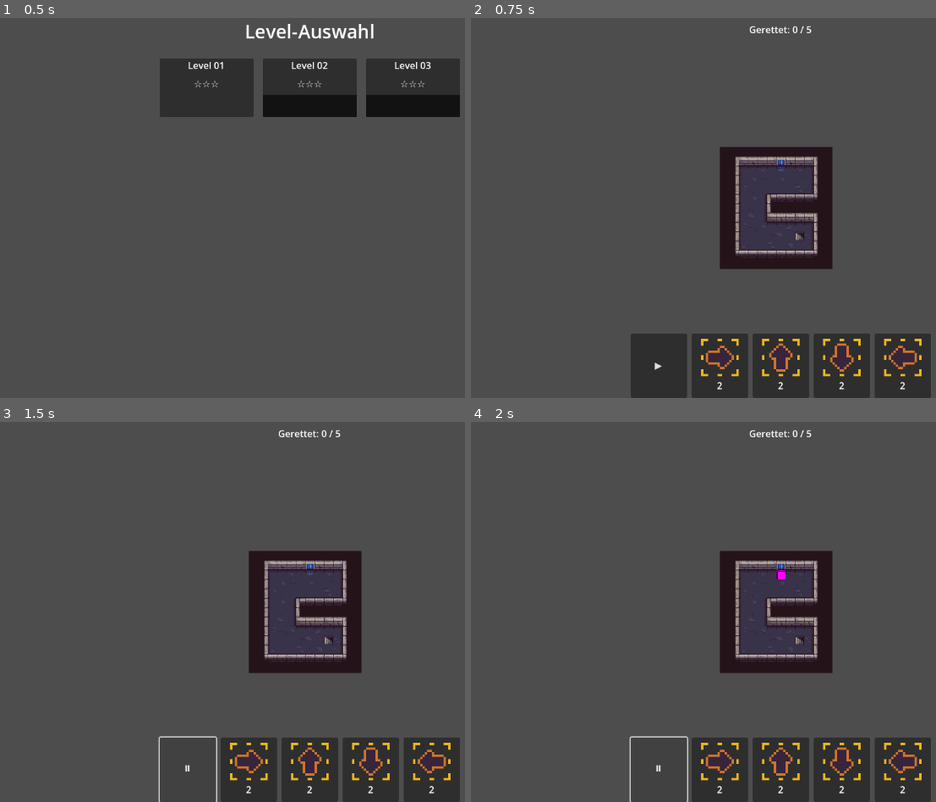
Above: before the commit, frames 1-4 (two rows, left to right).
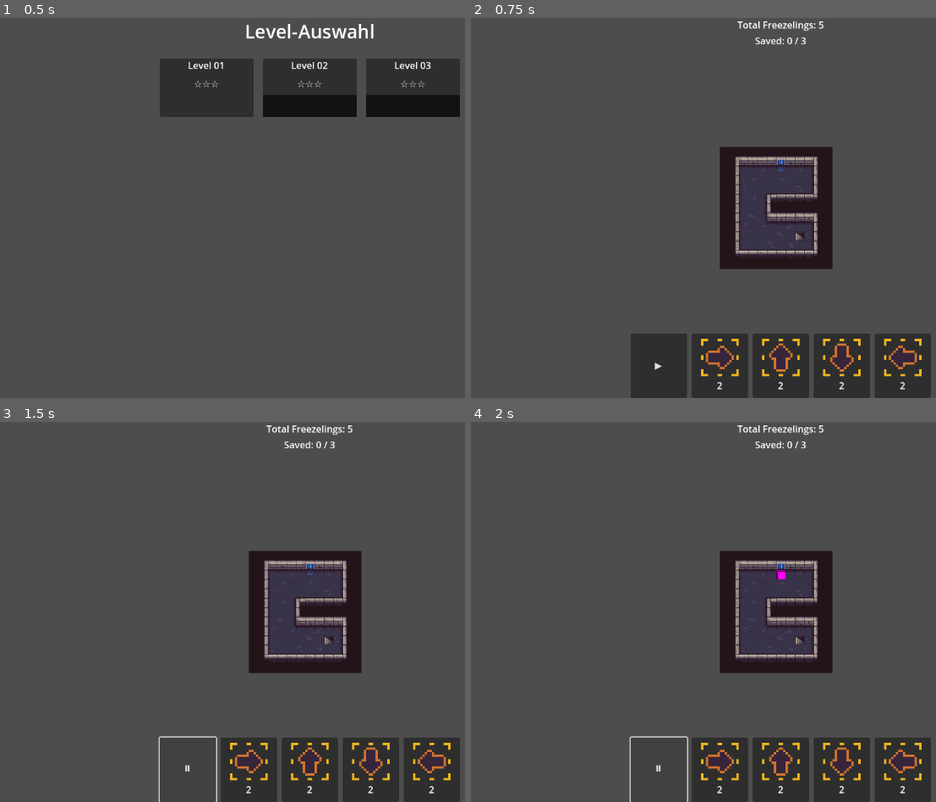
Above: after the commit, the same moments.

Repository: nico-hahn/freezelings
Game: Godot game, scene res://scenes/ui/level_select.tscn
Two runs of this game, one before a commit and one after it. Both use one fixed random seed, a clock stepped at 60 frames per second and the inputs below.
Inputs (mouse positions are in pixels of both pictures, inside the frame that each line leads up to):
- Up to frame 1 (0.5 s): no input
- Up to frame 2 (0.75 s): tap Enter at 0.5 s; drag from (675, 86) to (847, 124) at 0.52 s
- Up to frame 3 (1.5 s): click "▶" at 1.25 s
- Up to frame 4 (2 s): no input

Frame 1 is identical in both runs. In frame 2, 0.4% of the frame differs, in the area x 57-76%, y 0-7%; in frame 3, 0.4%; in frame 4, 0.4%.

Commit message:
improve hud clearity

Diff:
--- a/scenes/ui/hud.tscn
+++ b/scenes/ui/hud.tscn
@@ -10,13 +10,21 @@
 [node name="TopBar" type="HBoxContainer" parent="."]
 anchors_preset = 1
 anchor_right = 1.0
-offset_bottom = 40.0
+offset_bottom = 56.0
 grow_horizontal = 2
 
-[node name="SavedLabel" type="Label" parent="TopBar"]
+[node name="StatsContainer" type="VBoxContainer" parent="TopBar"]
 layout_mode = 2
 size_flags_horizontal = 3
-text = "Gerettet: 0 / 0"
+
+[node name="TotalLabel" type="Label" parent="TopBar/StatsContainer"]
+layout_mode = 2
+text = "Total Freezelings: 0"
+horizontal_alignment = 1
+
+[node name="SavedLabel" type="Label" parent="TopBar/StatsContainer"]
+layout_mode = 2
+text = "Saved: 0 / 0"
 horizontal_alignment = 1
 
 [node name="BottomBar" type="HBoxContainer" parent="."]
--- a/scripts/entities/lemming.gd
+++ b/scripts/entities/lemming.gd
@@ -59,7 +59,7 @@
 		if _level_controller.is_tile_exit(grid_pos):
 			state = Enums.LemmingState.EXITING
 			TickManager.tick_happened.disconnect(_on_tick_happened)
-			reached_exit.emit(self)
+			_start_exit_animation()
 			return
 
 		# Platzierbares Objekt prüfen → Effekt für nächsten Tick
@@ -81,6 +81,21 @@
 	tween.tween_property(self, "global_position", to_pos, TickManager.get_tick_duration() * 0.85)
 
 
+## Spielt die Schrumpf-Animation beim Betreten des Ausgangs ab.
+## Emittiert erst nach Abschluss reached_exit.
+func _start_exit_animation() -> void:
+	var tween: Tween = create_tween()
+	tween.set_ease(Tween.EASE_IN)
+	tween.set_trans(Tween.TRANS_QUAD)
+	tween.tween_property(self, "scale", Vector2.ZERO, TickManager.get_tick_duration() * 0.9)
+	tween.tween_callback(_on_exit_animation_finished)
+
+
+func _on_exit_animation_finished() -> void:
+	state = Enums.LemmingState.SAVED
+	reached_exit.emit(self)
+
+
 ## Spielt die Schrumpf-Animation ab und emittiert danach died.
 ## Wird von Hole.apply_to_lemming() aufgerufen.
 func start_fall_animation() -> void:
--- a/scripts/ui/hud.gd
+++ b/scripts/ui/hud.gd
@@ -1,8 +1,8 @@
 ## HUD
 # Verwaltet alle UI-Elemente während des Spiels:
 # - Inventar-Panel (platzierbare Objekte)
-# - Lemming-Zähler (gerettet/gesamt)
-# - Pause-Button und -Overlay
+# - Freezeling-Zähler (gerettet/gesamt) – Lemminge heißen gegenüber dem Spieler "Freezelings"
+# - Pause-Button
 # - Optional: Tick-Geschwindigkeit
 
 class_name HUD
@@ -15,7 +15,8 @@
 signal pause_toggled
 
 # Node-Referenzen (im Editor über @ oder $-Pfade setzen)
-@onready var _saved_label: Label = $TopBar/SavedLabel
+@onready var _total_label: Label = $TopBar/StatsContainer/TotalLabel
+@onready var _saved_label: Label = $TopBar/StatsContainer/SavedLabel
 @onready var _pause_button: Button = $BottomBar/PauseButton
 @onready var _inventory_panel: HBoxContainer = $BottomBar/InventoryPanel
 
@@ -88,7 +89,8 @@
 
 
 func _on_lemming_counts_changed(saved: int, _dead: int, _spawned: int, total: int) -> void:
-	_saved_label.text = "Gerettet: %d / %d" % [saved, total]
+	_total_label.text = "Total Freezelings: %d" % total
+	_saved_label.text = "Saved: %d / %d" % [saved, GameManager.required_saved]
 
 
 func _on_game_state_changed(_new_state: Enums.GameState) -> void:
Not shown, changed: docs/AI_AGENT_BRIEFING.md
